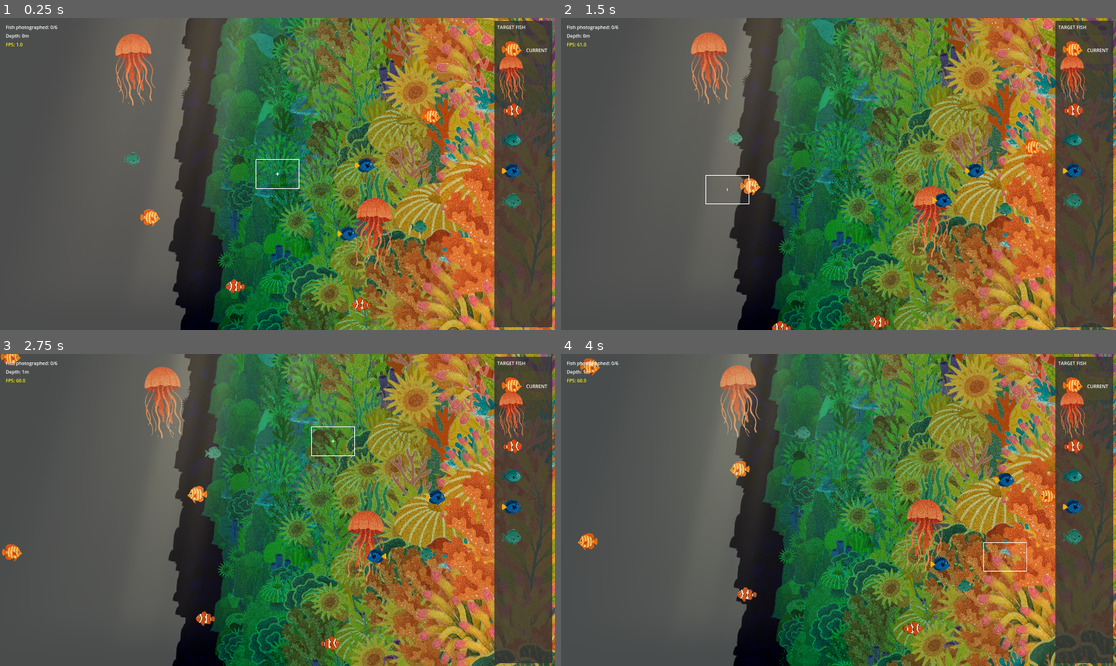
Above: before the commit, frames 1-4 (two rows, left to right).
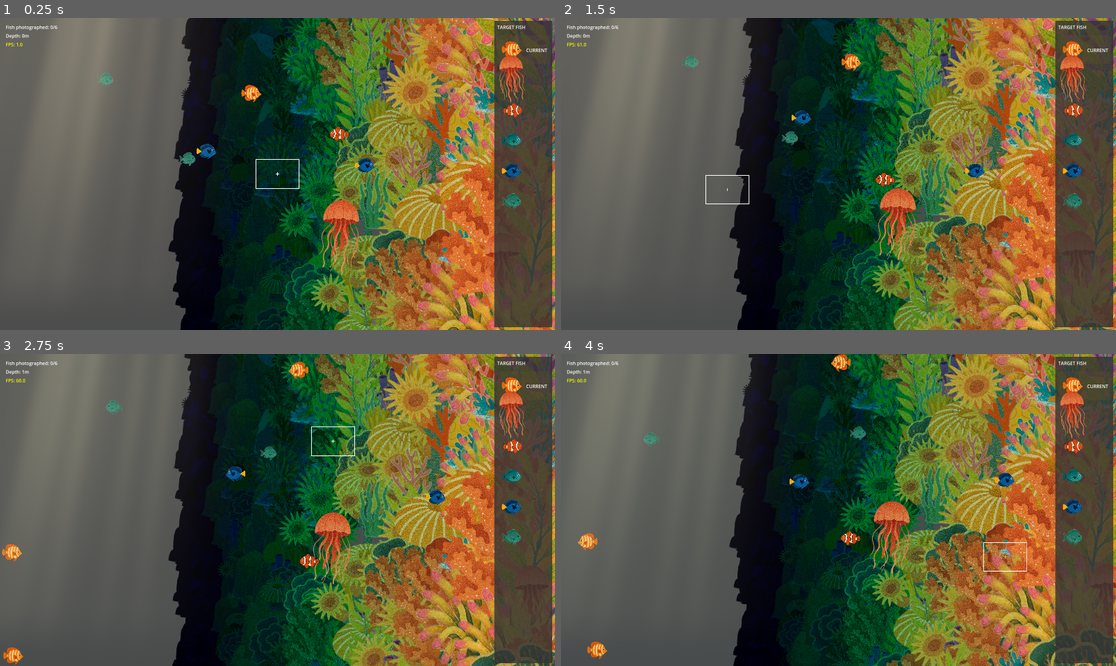
Above: after the commit, the same moments.

Repository: awlego/DepthPerception
Game: Godot game, scene res://main.tscn
Same seed, same stepped clock (60 frames per second), same inputs: the game is played once before the commit and once after it.
Inputs (mouse positions are in pixels of both pictures, inside the frame that each line leads up to):
- Up to frame 1 (0.25 s): no input
- Up to frame 2 (1.5 s): tap Enter at 0.5 s; move the mouse to (960, 158) at 0.52 s; hold Right 0.53-1.28 s; tap F at 0.6, 1.35 s; click (960, 158) at 0.67 s; move the mouse to (727, 189) at 1.27 s; hold Down from 1.28 s (still down)
- Up to frame 3 (2.75 s): move the mouse to (333, 441) at 2.02 s; release Down at 2.03 s; hold Right from 2.03 s (still down); tap F at 2.1 s
- Up to frame 4 (4 s): move the mouse to (810, 572) at 2.77 s; release Right at 2.78 s; hold Up 2.78-3.53 s; tap F at 2.85, 3.6 s; click (810, 572) at 2.92 s; move the mouse to (1005, 556) at 3.52 s; hold Left from 3.53 s (still down)

The runs differ from the first frame. In frame 1, 36% of the frame differs, in the area x 0-93%, y 0-100%; in frame 2, 34%; in frame 3, 34%; in frame 4, 33%.

Commit message:
coral reef updates

Diff:
--- a/scenes/coral_wall.gd
+++ b/scenes/coral_wall.gd
@@ -363,15 +363,15 @@
 			material.set_shader_parameter("wave_strength", 0.001)
 			material.set_shader_parameter("wave_speed", 0.2)
 		elif i == 1:
-			material.set_shader_parameter("distance", 50.0)
+			material.set_shader_parameter("distance", 120.0)
 			material.set_shader_parameter("wave_strength", 0.0012)
 			material.set_shader_parameter("wave_speed", 0.25)
 		elif i == 2:
-			material.set_shader_parameter("distance", 30.0)
+			material.set_shader_parameter("distance", 100.0)
 			material.set_shader_parameter("wave_strength", 0.0015)
 			material.set_shader_parameter("wave_speed", 0.3)
 		elif i == 3:
-			material.set_shader_parameter("distance", 22.0)
+			material.set_shader_parameter("distance", 50.0)
 			material.set_shader_parameter("wave_strength", 0.0018)
 			material.set_shader_parameter("wave_speed", 0.35)
 		elif i == 4:  # Mid layer
--- a/scenes/fish_manager.gd
+++ b/scenes/fish_manager.gd
@@ -40,57 +40,8 @@
 	if not player_node:
 		print("Warning: Player node not found. Using default position.")
 
-# Load fish database from configuration
-func load_fish_database():
-	# Create entries for all fish using the texture paths
-	var fish_entries = []
-
-	# Common small fish (shallow water)
-	add_fish_entry(fish_entries, "res://assets/fish/fish1.png", "Blue Tang", 0.15, Vector2(0, 70), "res://assets/sounds/fish_bubble1.mp3", 1.0, false, "normal", 3)
-	add_fish_entry(fish_entries, "res://assets/fish/fish2.png", "Clownfish", 0.15, Vector2(0, 60), "res://assets/sounds/fish_bubble1.mp3", 1.0, false, "normal", 2)
-	add_fish_entry(fish_entries, "res://assets/fish/fish3.png", "Yellow Tang", 0.15, Vector2(0, 80), "res://assets/sounds/fish_bubble2.mp3", 0.9, false, "normal", 5)
-	add_fish_entry(fish_entries, "res://assets/fish/fish4.png", "Moorish Idol", 0.14, Vector2(10, 100), "res://assets/sounds/fish_bubble2.mp3", 0.8, false, "normal", 2)
-	add_fish_entry(fish_entries, "res://assets/fish/fish5.png", "Butterflyfish", 0.13, Vector2(0, 90), "res://assets/sounds/fish_bubble1.mp3", 0.9, false, "normal", 3)
-
-	# Mid-water fish
-	add_fish_entry(fish_entries, "res://assets/fish/fish6.png", "Parrotfish", 0.20, Vector2(50, 150), "res://assets/sounds/fish_medium1.mp3", 0.8, false, "normal", 1)
-	add_fish_entry(fish_entries, "res://assets/fish/fish7.png", "Angelfish", 0.18, Vector2(40, 140), "res://assets/sounds/fish_medium2.mp3", 0.7, false, "normal", 2)
-	add_fish_entry(fish_entries, "res://assets/fish/fish8.png", "Triggerfish", 0.22, Vector2(60, 170), "res://assets/sounds/fish_medium1.mp3", 0.6, false, "erratic", 1)
-	add_fish_entry(fish_entries, "res://assets/fish/fish9.png", "Wrasse", 0.17, Vector2(30, 130), "res://assets/sounds/fish_medium2.mp3", 0.75, false, "normal", 1)
-	add_fish_entry(fish_entries, "res://assets/fish/fish10.png", "Filefish", 0.19, Vector2(50, 160), "res://assets/sounds/fish_medium1.mp3", 0.65, false, "slow", 1)
-
-	# Deeper fish
-	add_fish_entry(fish_entries, "res://assets/fish/fish11.png", "Grouper", 0.25, Vector2(120, 250), "res://assets/sounds/fish_deep1.mp3", 0.5, false, "slow", 1)
-	add_fish_entry(fish_entries, "res://assets/fish/fish12.png", "Barracuda", 0.28, Vector2(100, 300), "res://assets/sounds/fish_deep2.mp3", 0.4, true, "erratic", 1)
-	add_fish_entry(fish_entries, "res://assets/fish/fish13.png", "Tuna", 0.3, Vector2(150, 400), "res://assets/sounds/fish_deep1.mp3", 0.45, false, "normal", 2)
-	add_fish_entry(fish_entries, "res://assets/fish/fish14.png", "Marlin", 0.35, Vector2(180, 350), "res://assets/sounds/fish_deep2.mp3", 0.35, true, "erratic", 1)
-	add_fish_entry(fish_entries, "res://assets/fish/fish15.png", "Mahi-Mahi", 0.27, Vector2(120, 280), "res://assets/sounds/fish_deep1.mp3", 0.55, false, "normal", 1)
-
-	# Special creatures
-	add_fish_entry(fish_entries, "res://assets/fish/jellyfish1.png", "Jellyfish", 0.23, Vector2(0, 400), "res://assets/sounds/jellyfish.mp3", 0.6, true, "slow", 2)
-	add_fish_entry(fish_entries, "res://assets/fish/angler2.png", "Small Anglerfish", 0.25, Vector2(350, 600), "res://assets/sounds/angler.mp3", 0.3, true, "erratic", 1)
-	add_fish_entry(fish_entries, "res://assets/fish/anglerfish.png", "Anglerfish", 0.35, Vector2(400, 800), "res://assets/sounds/angler.mp3", 0.2, true, "erratic", 1)
-	add_fish_entry(fish_entries, "res://assets/fish/angler3.png", "Deep Anglerfish", 0.4, Vector2(600, 1000), "res://assets/sounds/angler.mp3", 0.15, true, "erratic", 1)
-
-	# Eels
-	add_fish_entry(fish_entries, "res://assets/fish/eel.png", "Moray Eel", 0.3, Vector2(150, 500), "res://assets/sounds/eel.mp3", 0.4, true, "slow", 1)
-	add_fish_entry(fish_entries, "res://assets/fish/spottedeel.png", "Spotted Eel", 0.28, Vector2(200, 600), "res://assets/sounds/eel.mp3", 0.35, true, "slow", 1)
-
-	# Larger creatures
-	add_fish_entry(fish_entries, "res://assets/fish/ray1.png", "Manta Ray", 0.45, Vector2(200, 700), "res://assets/sounds/ray.mp3", 0.3, false, "slow", 1)
-	add_fish_entry(fish_entries, "res://assets/fish/seahorse.png", "Seahorse", 0.2, Vector2(50, 200), "res://assets/sounds/seahorse.mp3", 0.5, false, "stationary", 1)
-	add_fish_entry(fish_entries, "res://assets/fish/turtle.png", "Sea Turtle", 0.4, Vector2(100, 400), "res://assets/sounds/turtle.mp3", 0.35, false, "slow", 1)
-	add_fish_entry(fish_entries, "res://assets/fish/hammerhead.png", "Hammerhead Shark", 0.5, Vector2(300, 800), "res://assets/sounds/shark.mp3", 0.25, true, "normal", 1)
-
-	# Rare deep creatures
-	add_fish_entry(fish_entries, "res://assets/fish/whale.png", "Whale", 2.0, Vector2(500, 1000), "res://assets/sounds/whale.mp3", 0.1, false, "slow", 1)
-	add_fish_entry(fish_entries, "res://assets/fish/whale2.png", "Humpback Whale", 2.0, Vector2(400, 900), "res://assets/sounds/whale.mp3", 0.08, false, "slow", 1)
-
-	fish_database = fish_entries
-	print("Loaded " + str(fish_database.size()) + " fish types into database")
-
 # Helper function to add fish entries with consistent parameter order
-func add_fish_entry(entries_array, texture, name, scale, depth_range, sound, rarity, dangerous, swim_style, school_size):
+func add_fish_entry(entries_array, texture, name, scale, depth_range, sound, rarity, dangerous, swim_style, school_size, z_index_range=Vector2(-20, 10)):
 	entries_array.append({
 		"texture_path": texture,
 		"fish_name": name,
@@ -100,8 +51,58 @@
 		"rarity": rarity,
 		"is_dangerous": dangerous,
 		"swim_style": swim_style,
-		"school_size": school_size
+		"school_size": school_size,
+		"z_index_range": z_index_range
 	})
+
+# Load fish database from configuration
+func load_fish_database():
+	# Create entries for all fish using the texture paths
+	var fish_entries = []
+
+	# Common small fish (shallow water)
+	add_fish_entry(fish_entries, "res://assets/fish/fish1.png", "Blue Tang", 0.15, Vector2(0, 70), "res://assets/sounds/fish_bubble1.mp3", 1.0, false, "normal", 3, Vector2(-15, 15))
+	add_fish_entry(fish_entries, "res://assets/fish/fish2.png", "Clownfish", 0.15, Vector2(0, 60), "res://assets/sounds/fish_bubble1.mp3", 1.0, false, "normal", 2, Vector2(-15, 15))
+	add_fish_entry(fish_entries, "res://assets/fish/fish3.png", "Yellow Tang", 0.15, Vector2(0, 80), "res://assets/sounds/fish_bubble2.mp3", 0.9, false, "normal", 5, Vector2(-15, 15))
+	add_fish_entry(fish_entries, "res://assets/fish/fish4.png", "Moorish Idol", 0.14, Vector2(10, 100), "res://assets/sounds/fish_bubble2.mp3", 0.8, false, "normal", 2, Vector2(-15, 15))
+	add_fish_entry(fish_entries, "res://assets/fish/fish5.png", "Butterflyfish", 0.13, Vector2(0, 90), "res://assets/sounds/fish_bubble1.mp3", 0.9, false, "normal", 3, Vector2(-15, 15))
+
+	# Mid-water fish
+	add_fish_entry(fish_entries, "res://assets/fish/fish6.png", "Parrotfish", 0.20, Vector2(50, 150), "res://assets/sounds/fish_medium1.mp3", 0.8, false, "normal", 1, Vector2(0, 10))
+	add_fish_entry(fish_entries, "res://assets/fish/fish7.png", "Angelfish", 0.18, Vector2(40, 140), "res://assets/sounds/fish_medium2.mp3", 0.7, false, "normal", 2, Vector2(0, 10))
+	add_fish_entry(fish_entries, "res://assets/fish/fish8.png", "Triggerfish", 0.22, Vector2(60, 170), "res://assets/sounds/fish_medium1.mp3", 0.6, false, "erratic", 1, Vector2(0, 10))
+	add_fish_entry(fish_entries, "res://assets/fish/fish9.png", "Wrasse", 0.17, Vector2(30, 130), "res://assets/sounds/fish_medium2.mp3", 0.75, false, "normal", 1, Vector2(0, 10))
+	add_fish_entry(fish_entries, "res://assets/fish/fish10.png", "Filefish", 0.19, Vector2(50, 160), "res://assets/sounds/fish_medium1.mp3", 0.65, false, "slow", 1, Vector2(0, 10))
+
+	# Deeper fish
+	add_fish_entry(fish_entries, "res://assets/fish/fish11.png", "Grouper", 0.25, Vector2(120, 250), "res://assets/sounds/fish_deep1.mp3", 0.5, false, "slow", 1, Vector2(0, 10))
+	add_fish_entry(fish_entries, "res://assets/fish/fish12.png", "Barracuda", 0.28, Vector2(100, 300), "res://assets/sounds/fish_deep2.mp3", 0.4, true, "erratic", 1, Vector2(0, 10))
+	add_fish_entry(fish_entries, "res://assets/fish/fish13.png", "Tuna", 0.3, Vector2(150, 400), "res://assets/sounds/fish_deep1.mp3", 0.45, false, "normal", 2, Vector2(0, 10))
+	add_fish_entry(fish_entries, "res://assets/fish/fish14.png", "Marlin", 0.35, Vector2(180, 350), "res://assets/sounds/fish_deep2.mp3", 0.35, true, "erratic", 1, Vector2(0, 10))
+	add_fish_entry(fish_entries, "res://assets/fish/fish15.png", "Mahi-Mahi", 0.27, Vector2(120, 280), "res://assets/sounds/fish_deep1.mp3", 0.55, false, "normal", 1, Vector2(0, 10))
+
+	# Special creatures
+	add_fish_entry(fish_entries, "res://assets/fish/jellyfish1.png", "Jellyfish", 0.23, Vector2(0, 400), "res://assets/sounds/jellyfish.mp3", 0.6, true, "slow", 2, Vector2(0, 10))
+	add_fish_entry(fish_entries, "res://assets/fish/angler2.png", "Small Anglerfish", 0.25, Vector2(350, 600), "res://assets/sounds/angler.mp3", 0.3, true, "erratic", 1, Vector2(0, 10))
+	add_fish_entry(fish_entries, "res://assets/fish/anglerfish.png", "Anglerfish", 0.35, Vector2(400, 800), "res://assets/sounds/angler.mp3", 0.2, true, "erratic", 1, Vector2(0, 10))
+	add_fish_entry(fish_entries, "res://assets/fish/angler3.png", "Deep Anglerfish", 0.4, Vector2(600, 1000), "res://assets/sounds/angler.mp3", 0.15, true, "erratic", 1, Vector2(0, 10))
+
+	# Eels
+	add_fish_entry(fish_entries, "res://assets/fish/eel.png", "Moray Eel", 0.3, Vector2(150, 500), "res://assets/sounds/eel.mp3", 0.4, true, "slow", 1, Vector2(0, 10))
+	add_fish_entry(fish_entries, "res://assets/fish/spottedeel.png", "Spotted Eel", 0.28, Vector2(200, 600), "res://assets/sounds/eel.mp3", 0.35, true, "slow", 1, Vector2(0, 10))
+
+	# Larger creatures
+	add_fish_entry(fish_entries, "res://assets/fish/ray1.png", "Manta Ray", 0.45, Vector2(200, 700), "res://assets/sounds/ray.mp3", 0.3, false, "slow", 1, Vector2(0, 10))
+	add_fish_entry(fish_entries, "res://assets/fish/seahorse.png", "Seahorse", 0.2, Vector2(50, 200), "res://assets/sounds/seahorse.mp3", 0.5, false, "stationary", 1, Vector2(0, 10))
+	add_fish_entry(fish_entries, "res://assets/fish/turtle.png", "Sea Turtle", 0.4, Vector2(100, 400), "res://assets/sounds/turtle.mp3", 0.35, false, "slow", 1, Vector2(0, 10))
+	add_fish_entry(fish_entries, "res://assets/fish/hammerhead.png", "Hammerhead Shark", 0.5, Vector2(300, 800), "res://assets/sounds/shark.mp3", 0.25, true, "normal", 1, Vector2(0, 10))
+
+	# Rare deep creatures
+	add_fish_entry(fish_entries, "res://assets/fish/whale.png", "Whale", 2.0, Vector2(500, 1000), "res://assets/sounds/whale.mp3", 0.1, false, "slow", 1, Vector2(-20, -10))
+	add_fish_entry(fish_entries, "res://assets/fish/whale2.png", "Humpback Whale", 2.0, Vector2(400, 900), "res://assets/sounds/whale.mp3", 0.08, false, "slow", 1, Vector2(-20, -10))
+
+	fish_database = fish_entries
+	print("Loaded " + str(fish_database.size()) + " fish types into database")
 
 # Spawn a fish based on current depth
 func spawn_fish():
@@ -164,6 +165,10 @@
 			3:  # Left
 				fish_instance.position = Vector2(-50, randf_range(0, screen_size.y)) + offset
 
+		# Set z-index based on the fish's z_index_range
+		var z_index_range = fish_data.z_index_range if "z_index_range" in fish_data else Vector2(-10, 10)
+		fish_instance.z_index = randi_range(int(z_index_range.x), int(z_index_range.y))
+
 		# Add to scene
 		add_child(fish_instance)
 		active_fish.append(fish_instance)
@@ -281,6 +286,10 @@
 			randf_range(margin, screen_size.x - margin),
 			randf_range(margin, screen_size.y - margin)
 		)
+
+		# Set z-index based on the fish's z_index_range
+		var z_index_range = fish_data.z_index_range if "z_index_range" in fish_data else Vector2(-10, 10)
+		fish_instance.z_index = randi_range(int(z_index_range.x), int(z_index_range.y))
 
 		# Add to scene
 		add_child(fish_instance)
--- a/scenes/god_rays.gd
+++ b/scenes/god_rays.gd
@@ -4,7 +4,7 @@
 
 # Export parameters for the new shader
 @export var ray_angle: float = 0.2
-@export var ray_position: float = 0.0  # Renamed from 'position' to avoid conflict
+@export var ray_position: float = -0.2  # Renamed from 'position' to avoid conflict
 @export var spread: float = 0.8
 @export var cutoff: float = 0.1
 @export var falloff: float = 0.2
